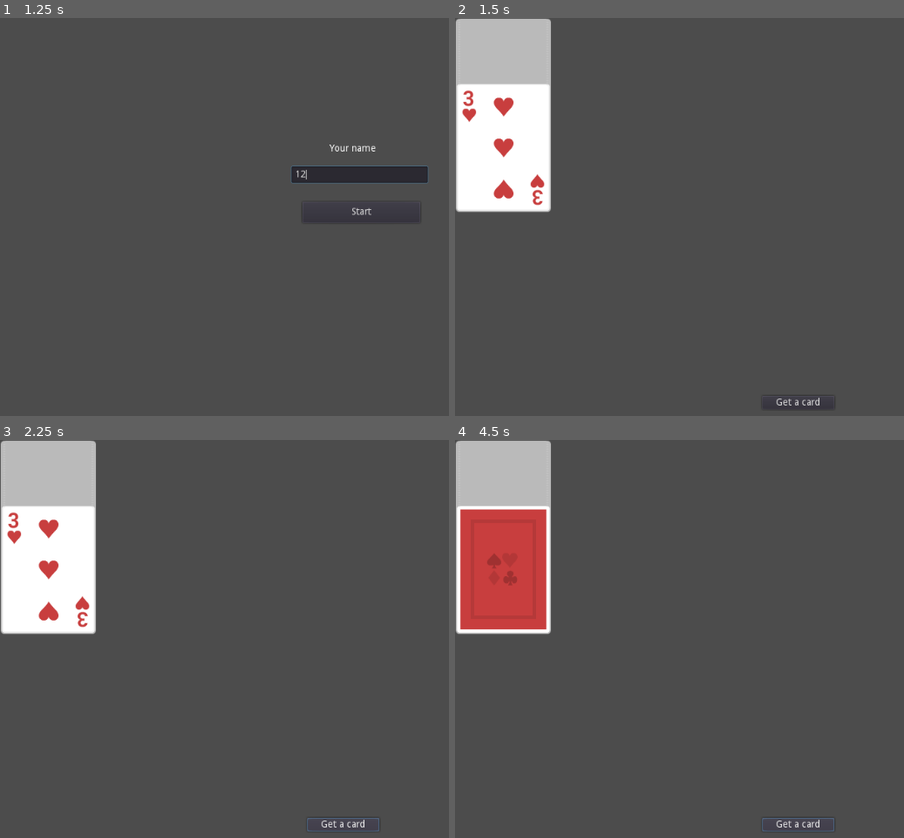
Above: before the commit, frames 1-4 (two rows, left to right).
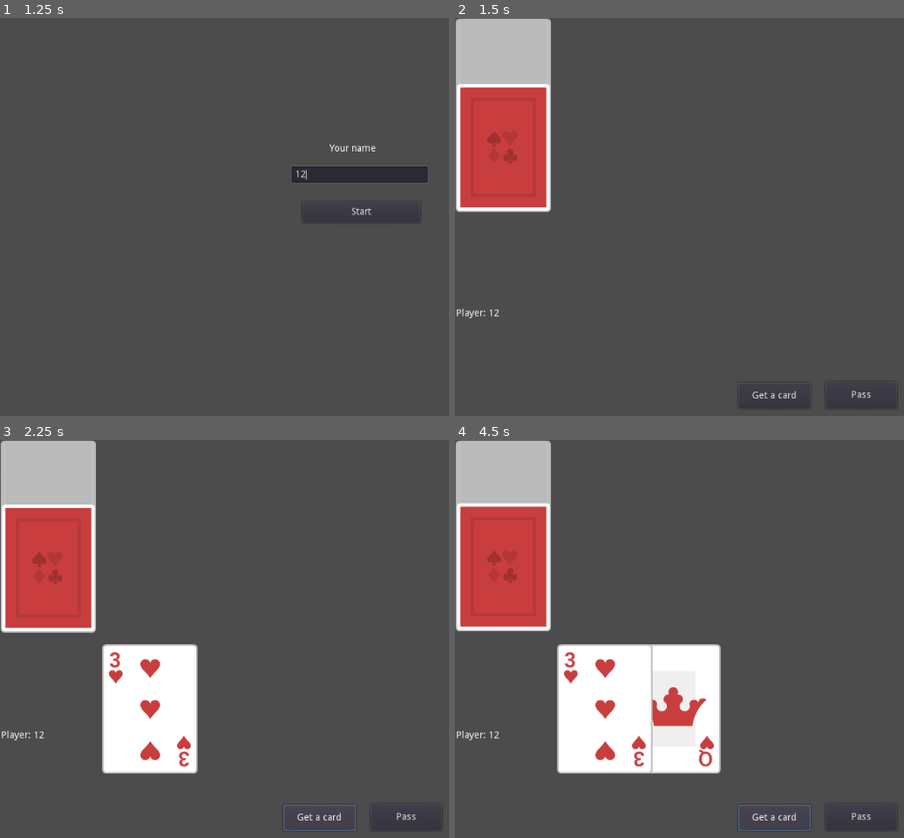
Above: after the commit, the same moments.

Repository: DJWOMS/black_jack_game
Game: Godot game, scene res://scene/Enter.tscn
Two runs of this game, one before a commit and one after it. Both use one fixed random seed, a clock stepped at 60 frames per second and the inputs below.
Inputs (mouse positions are in pixels of both pictures, inside the frame that each line leads up to):
- Up to frame 1 (1.25 s): click (359, 173) at 0.52 s; type "12" at 0.6 s
- Up to frame 2 (1.5 s): click "Start" at 1.25 s
- Up to frame 3 (2.25 s): click "Get a card" at 2 s
- Up to frame 4 (4.5 s): click (504, 503) at 2.77 s; click (863, 818) at 3.5 s, where only the run after the commit has a clickable "Pass"; click "Get a card" at 4.25 s

Frame 1 is identical in both runs. In frame 2, 5.6% of the frame differs, in the area x 0-98%, y 17-99%; in frame 3, 13%; in frame 4, 13%, in the area x 0-98%, y 15-99%.
Error before the commit: Invalid call. Nonexistent function 'get_child' in base 'SceneTree'. (res://scene/Game.gd:42)

Commit message:
add get card, check more 21

Diff:
--- a/scene/Card.gd
+++ b/scene/Card.gd
@@ -15,11 +15,10 @@
 
 func _ready():
 	$Texture.texture_normal = load('res://sprite/%s%s.png' % [suit, rank])
-	$Texture.disabled = false
 
 
-func _on_Texture_pressed():
-	if $Texture.disabled:
+func _process(delta):
+	if facedown == true:
+		$Texture.disabled = true
+	else:
 		$Texture.disabled = false
-	else:
-		$Texture.disabled = true
--- a/scene/Game.gd
+++ b/scene/Game.gd
@@ -8,6 +8,9 @@
 var rank := ["A", "2", "3", "4", "5", "6", "7", "8", "9", "J", "Q", "K"]
 var suit := ["cardClubs", "cardDiamonds", "cardHearts", "cardSpades"]
 var cards := []
+var current_card := 1
+var current_card_x := 50.0
+var current_card_y := 300.0
 
 
 func _ready():
@@ -26,8 +29,6 @@
 				_card.value = int(r)
 			elif r == "A":
 				_card.value = 1
-			#elif r == "T":
-				#_card.value = 11
 			elif r in "JQK":
 				_card.value = 10
 			_card.position.x = x
@@ -36,8 +37,15 @@
 			call_deferred("add_child", _card)
 
 
-
+func check_count():
+	if Global.count > 21:
+		$Result.text = "Game over"
 
 func _on_Button_pressed():
-	var last_child = get_tree().get_child(get_child_count()-1)
-	print(last_child.value)
+	var last_child = get_node(".").get_child(get_child_count()-current_card)
+	current_card += 1
+	current_card_x += 100.0
+	last_child.set_position(Vector2(current_card_x, current_card_y))
+	last_child.facedown = false
+	Global.count += last_child.value
+	check_count()
--- a/scene/Game.tscn
+++ b/scene/Game.tscn
@@ -6,20 +6,39 @@
 script = ExtResource( 1 )
 
 [node name="Button" type="Button" parent="."]
-margin_left = 451.0
-margin_top = 555.0
-margin_right = 557.0
-margin_bottom = 575.0
+margin_left = 416.0
+margin_top = 536.0
+margin_right = 522.0
+margin_bottom = 574.0
 text = "Get a card"
 __meta__ = {
 "_edit_use_anchors_": false
 }
 
+[node name="Pass" type="Button" parent="."]
+margin_left = 544.195
+margin_top = 533.941
+margin_right = 649.195
+margin_bottom = 573.941
+text = "Pass"
+__meta__ = {
+"_edit_use_anchors_": false
+}
+
 [node name="PlayerName" type="Label" parent="."]
-margin_left = 41.3191
-margin_top = 9.53517
-margin_right = 204.319
-margin_bottom = 52.5352
+margin_left = 2.11895
+margin_top = 426.964
+margin_right = 165.119
+margin_bottom = 469.964
+__meta__ = {
+"_edit_use_anchors_": false
+}
+
+[node name="Result" type="Label" parent="."]
+margin_left = 348.0
+margin_top = 163.0
+margin_right = 698.0
+margin_bottom = 266.0
 __meta__ = {
 "_edit_use_anchors_": false
 }
--- a/scene/Global.gd
+++ b/scene/Global.gd
@@ -1,3 +1,4 @@
 extends Node
 
 var player_name
+var count := 0
